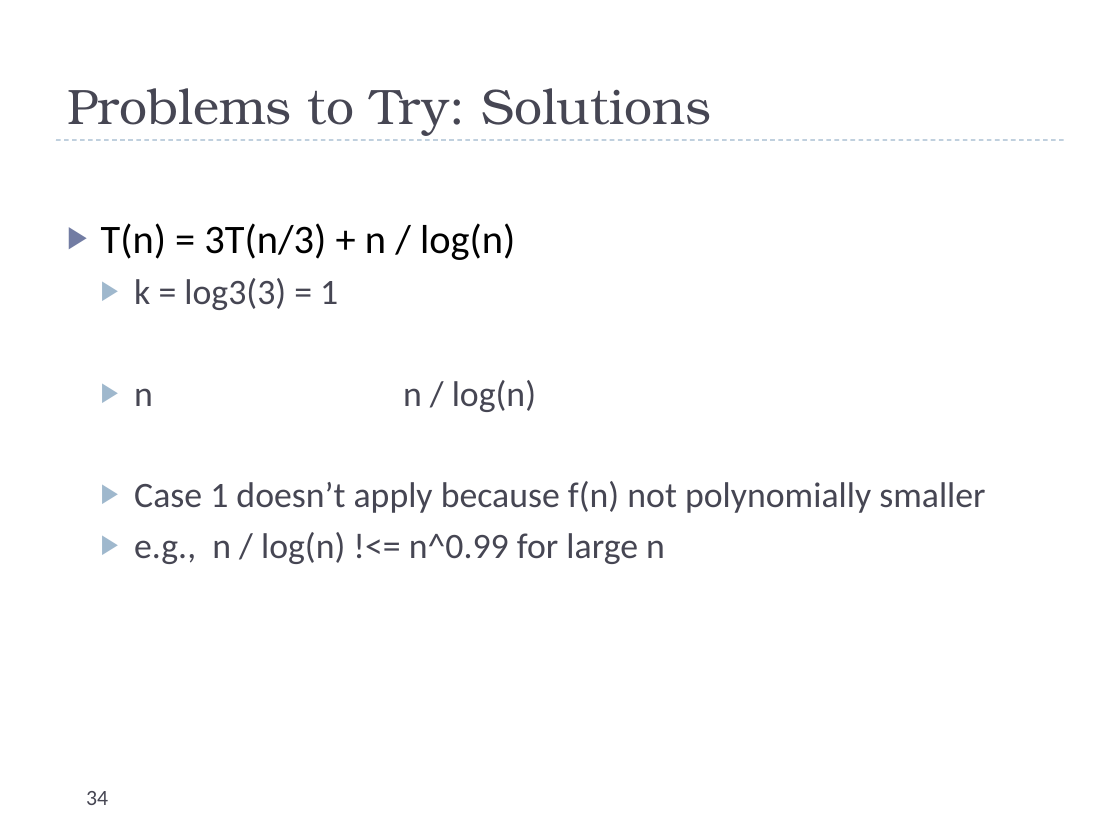
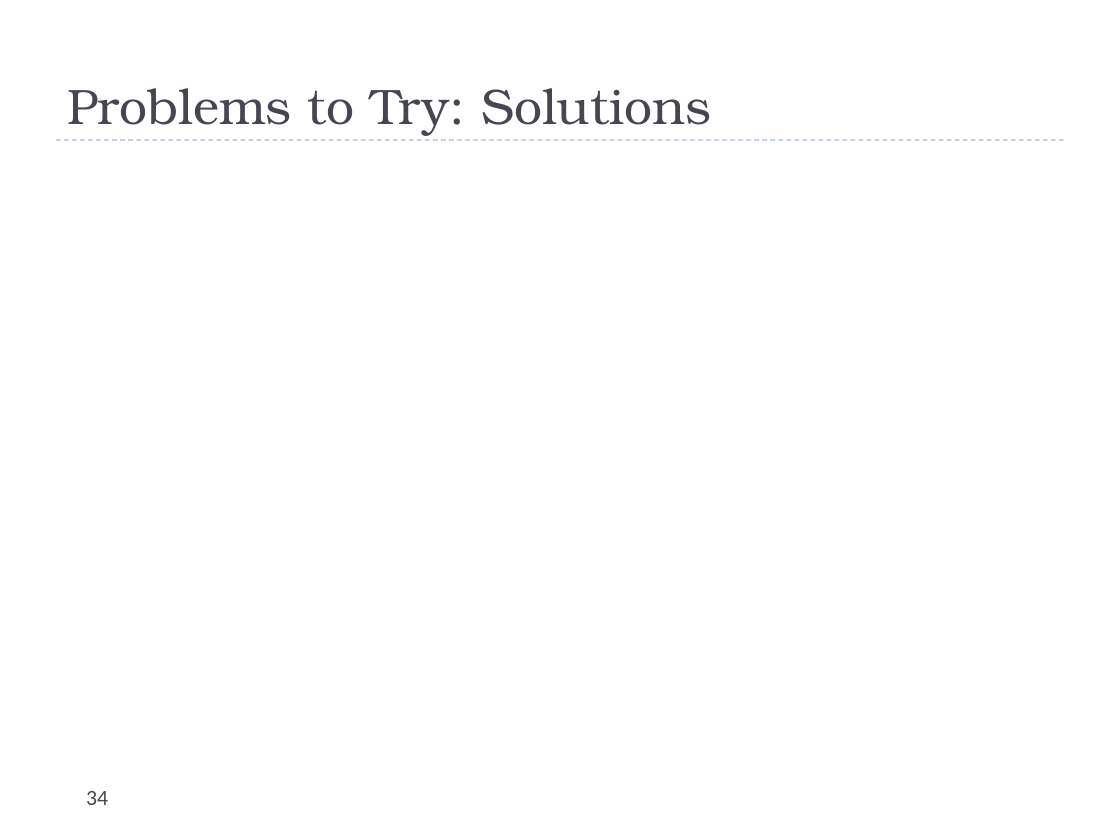
Before and after one commit to uva-cs/cs4102-f21, a slide deck: slide 34 of slides/recurrences.pptx. Drawn at 1120x840 pixels with LibreOffice and Linux fonts; fonts in the diff are those of the drawing; grey boxes stand for pictures. Boxes give left, top, right and bottom in pixels: in the first picture for what was removed or moved away, otherwise in the second. Text is boxed around its words. In the diff, an @@ line names an element or a change of style, - is before the commit and + after.

```diff
--- a/slides/recurrences.pptx
+++ b/slides/recurrences.pptx
@@ text removed at <box>101,223,985,564</box> @@
-▶ T(n) = 3T(n/3) + n / log(n)
-  ▶ k = log3(3) = 1
-  ▶ n n / log(n)
-  ▶ Case 1 doesn’t apply because f(n) not polynomially smaller
-  ▶ e.g., n / log(n) !<= n^0.99 for large n
```
Also in this commit, not shown: 3 other slides changed.
